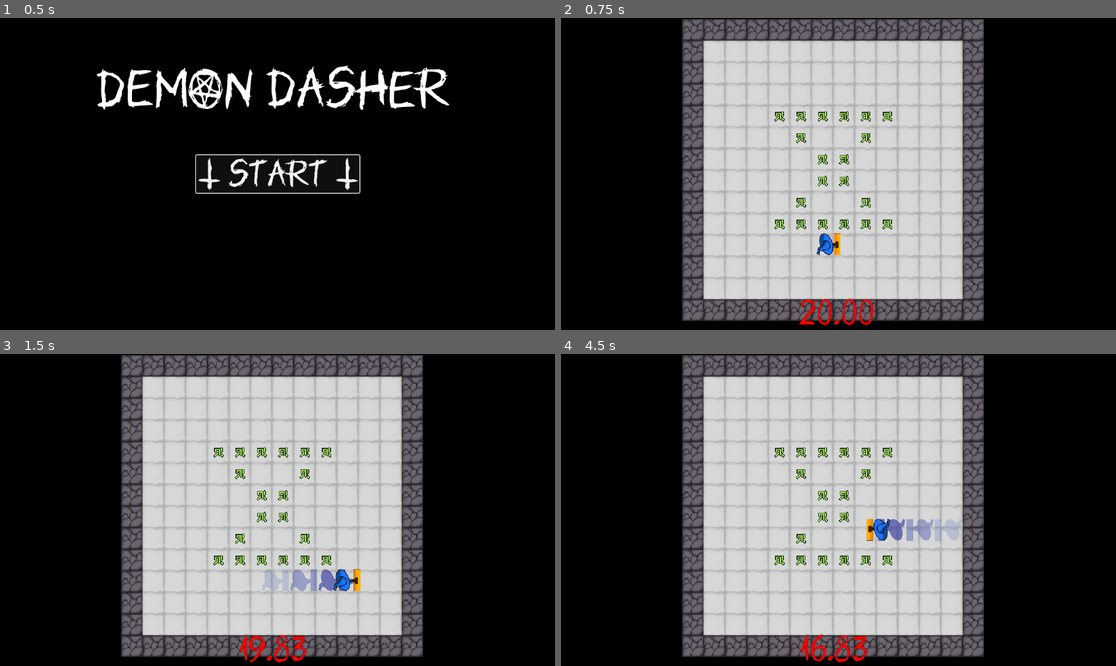
Above: before the commit, frames 1-4 (two rows, left to right).
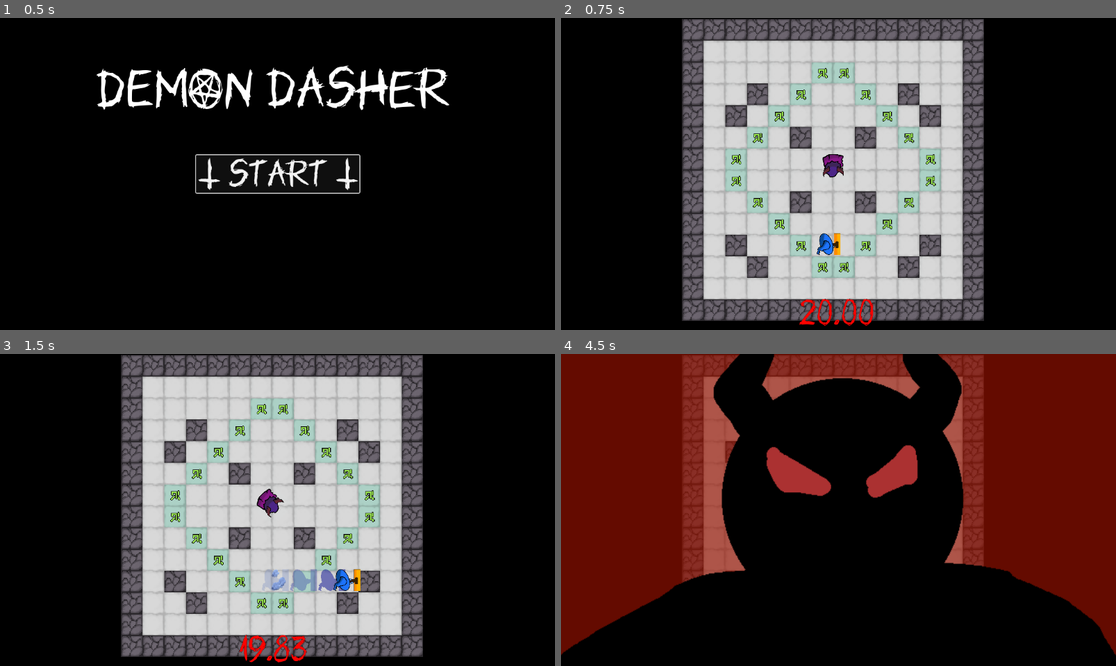
Above: after the commit, the same moments.

Repository: OwlyCode/LD55
Game: Godot game, scene res://Menu.tscn
The game is run twice, just before and just after one commit, with the same random seed, the same clock (stepped at 60 frames per second) and the same inputs.
Inputs:
- Up to frame 1 (0.5 s): no input
- Up to frame 2 (0.75 s): click "T Start T" at 0.5 s
- Up to frame 3 (1.5 s): tap Enter at 1.25 s; hold D (right) from 1.28 s (still down); hold Space (dash) from 1.28 s (still down)
- Up to frame 4 (4.5 s): release D (right) at 2.03 s; release Space (dash) at 2.03 s; hold S (down) 2.03-2.78 s; tap Space (dash) at 2.1, 3.6 s; hold D (right) 2.78-3.53 s; hold Space (dash) 2.78-3.53 s; hold W (up) 3.53-4.28 s; hold A (left) from 4.28 s (still down); hold Space (dash) from 4.28 s (still down)

Frame 1 is identical in both runs. In frame 2, 9.2% of the frame differs, in the area x 29-69%, y 14-84%; in frame 3, 9.2%; in frame 4, 90%, in the area x 0-100%, y 0-99%.

Commit message:
Added puffle

Diff:
--- a/GameController.gd
+++ b/GameController.gd
@@ -1,9 +1,9 @@
 extends Node2D
 
 var levels = [
+	preload ("res://levels/level_03.tscn"),
 	preload ("res://levels/level_01.tscn"),
 	preload ("res://levels/level_02.tscn"),
-	preload ("res://levels/level_03.tscn"),
 ]
 
 var current_level = 0;
--- a/Hero.gd
+++ b/Hero.gd
@@ -1,6 +1,7 @@
 extends CharacterBody2D
 
 var Shadow = preload ("res://Shadow.tscn")
+var Puffle = preload ("res://puffle.tscn")
 
 const SHADOW_DELAY = 0.05
 
@@ -10,6 +11,11 @@
 	if Input.is_action_pressed("dash")&&dash_status:
 		dash_asked = true
 		get_tree().call_group("camera", "camera_shake", 2.0, 2)
+
+		if dash_status not in [DashStatus.DASHING, DashStatus.DASH_EXIT]:
+			var puffle = Puffle.instantiate()
+			get_tree().root.add_child(puffle)
+			puffle.position = position
 
 	# $DriftSmoke.emitting = dash_status == DashStatus.DRIFTING and (last_position.distance_to(position) > 5.0 * delta)
 
@@ -94,6 +100,7 @@
 			dash_status = DashStatus.DRIFTING
 			drift_direction = velocity.normalized()
 			drift = velocity
+			$DashOut.play()
 
 	# DASH
 	if dash_status == DashStatus.DASHING:
@@ -107,7 +114,7 @@
 
 	if dash_status in [DashStatus.DASHING, DashStatus.DASH_EXIT] and !$DashSlide.playing:
 		$DashSlide.play()
-	elif $DashSlide.playing:
+	elif $DashSlide.playing and dash_status in [DashStatus.DRIFTING, DashStatus.NONE]:
 		$DashSlide.stop()
 
 	if dash_asked:
--- a/game.tscn
+++ b/game.tscn
@@ -10,9 +10,10 @@
 [ext_resource type="Texture2D" uid="uid://d335yy0w8orwg" path="res://assets/hero/perso_principal0001.png" id="6_l5nk5"]
 [ext_resource type="Texture2D" uid="uid://bgorf1ivrnuc0" path="res://assets/demon.png" id="7_0bdf2"]
 [ext_resource type="AudioStream" uid="uid://3g7b283fypot" path="res://assets/DASH_impact_ogg.ogg" id="7_55k2h"]
+[ext_resource type="AudioStream" uid="uid://r8b30rib0ttp" path="res://assets/Dash_slide_long_2_ogg.ogg" id="8_8vccl"]
 [ext_resource type="AudioStream" uid="uid://bkfl0spl1gb6c" path="res://assets/victory.wav" id="8_ebn7w"]
-[ext_resource type="AudioStream" uid="uid://b10i8l0pmk11x" path="res://assets/DASH_slide_ogg.ogg" id="8_mijgm"]
 [ext_resource type="AudioStream" uid="uid://bjt4fqvm5asxs" path="res://assets/defeat.wav" id="9_mg1cs"]
+[ext_resource type="AudioStream" uid="uid://ifqrrkyvgh1" path="res://assets/Dash_OUT_2_ogg.ogg" id="9_pt2x3"]
 
 [sub_resource type="SpriteFrames" id="SpriteFrames_bfs25"]
 animations = [{
@@ -157,7 +158,10 @@
 stream = ExtResource("7_55k2h")
 
 [node name="DashSlide" type="AudioStreamPlayer" parent="Hero"]
-stream = ExtResource("8_mijgm")
+stream = ExtResource("8_8vccl")
+
+[node name="DashOut" type="AudioStreamPlayer" parent="Hero"]
+stream = ExtResource("9_pt2x3")
 
 [node name="UI" type="CanvasLayer" parent="."]
 
--- /dev/null
+++ b/puffle.gd
@@ -0,0 +1,15 @@
+extends CPUParticles2D
+
+var self_destruct = 5.0
+
+# Called when the node enters the scene tree for the first time.
+func _ready():
+	emitting = true
+
+# Called every frame. 'delta' is the elapsed time since the previous frame.
+func _process(delta):
+
+	self_destruct -= delta
+
+	if self_destruct < 0:
+		queue_free()
--- /dev/null
+++ b/puffle.tscn
@@ -0,0 +1,35 @@
+[gd_scene load_steps=6 format=3 uid="uid://dm6ilpe28cveq"]
+
+[ext_resource type="Texture2D" uid="uid://dlqxxmfic0gb2" path="res://assets/tileset2.png" id="1_4di6q"]
+[ext_resource type="Script" path="res://puffle.gd" id="2_1jvgo"]
+
+[sub_resource type="AtlasTexture" id="AtlasTexture_njwba"]
+atlas = ExtResource("1_4di6q")
+region = Rect2(160.293, 62.6478, 23.5127, 25.2694)
+
+[sub_resource type="Curve" id="Curve_p1l3j"]
+max_value = 4.0
+_data = [Vector2(0.0210526, 0.583649), 0.0, 0.0, 0, 0, Vector2(0.989474, 1.45807), 0.0, 0.0, 0, 0]
+point_count = 2
+
+[sub_resource type="Gradient" id="Gradient_4kurg"]
+offsets = PackedFloat32Array(0, 0.693333, 1)
+colors = PackedColorArray(1, 1, 1, 1, 1, 1, 1, 1, 1, 1, 1, 0)
+
+[node name="Puffle" type="CPUParticles2D"]
+z_index = 1
+position = Vector2(140, 290)
+emitting = false
+amount = 10
+one_shot = true
+explosiveness = 0.98
+texture = SubResource("AtlasTexture_njwba")
+spread = 180.0
+gravity = Vector2(0, 0)
+initial_velocity_min = 60.0
+initial_velocity_max = 60.0
+damping_min = 100.0
+damping_max = 100.0
+scale_amount_curve = SubResource("Curve_p1l3j")
+color_ramp = SubResource("Gradient_4kurg")
+script = ExtResource("2_1jvgo")
--- a/turret.tscn
+++ b/turret.tscn
@@ -1,11 +1,13 @@
 [gd_scene load_steps=3 format=3 uid="uid://c66h7ubwwl2dd"]
 
 [ext_resource type="Script" path="res://levels/Turret.gd" id="1_lxe7x"]
-[ext_resource type="Texture2D" uid="uid://bqqbi7elxe31" path="res://assets/turret.png" id="2_0rf6u"]
+[ext_resource type="Texture2D" uid="uid://b6il23w3bpjpx" path="res://assets/cultist.png" id="2_7e6qy"]
 
 [node name="Turret" type="Node2D"]
 position = Vector2(418, 383)
 script = ExtResource("1_lxe7x")
 
 [node name="Sprite2D" type="Sprite2D" parent="."]
-texture = ExtResource("2_0rf6u")
+rotation = 1.5708
+scale = Vector2(0.1, 0.1)
+texture = ExtResource("2_7e6qy")
Not shown, removed: assets/DASH_slide_ogg.ogg.import
Not shown, added: assets/Dash_OUT_1_ogg.ogg.import
Not shown, added: assets/Dash_OUT_2_ogg.ogg.import
Not shown, added: assets/Dash_slide_long_2_ogg.ogg.import
Not shown, added: assets/Dash_slide_long_ogg.ogg.import
Binary file added: assets/cultist.png
Not shown, added: assets/cultist.png.import
Not shown: 1 places in game.tscn that only renumber resources
Not shown, removed: assets/DASH_slide_ogg.ogg
Not shown, added: assets/Dash_OUT_1_ogg.ogg
Not shown, added: assets/Dash_OUT_2_ogg.ogg
Not shown, added: assets/Dash_slide_long_2_ogg.ogg
(and 1 more such lines)
